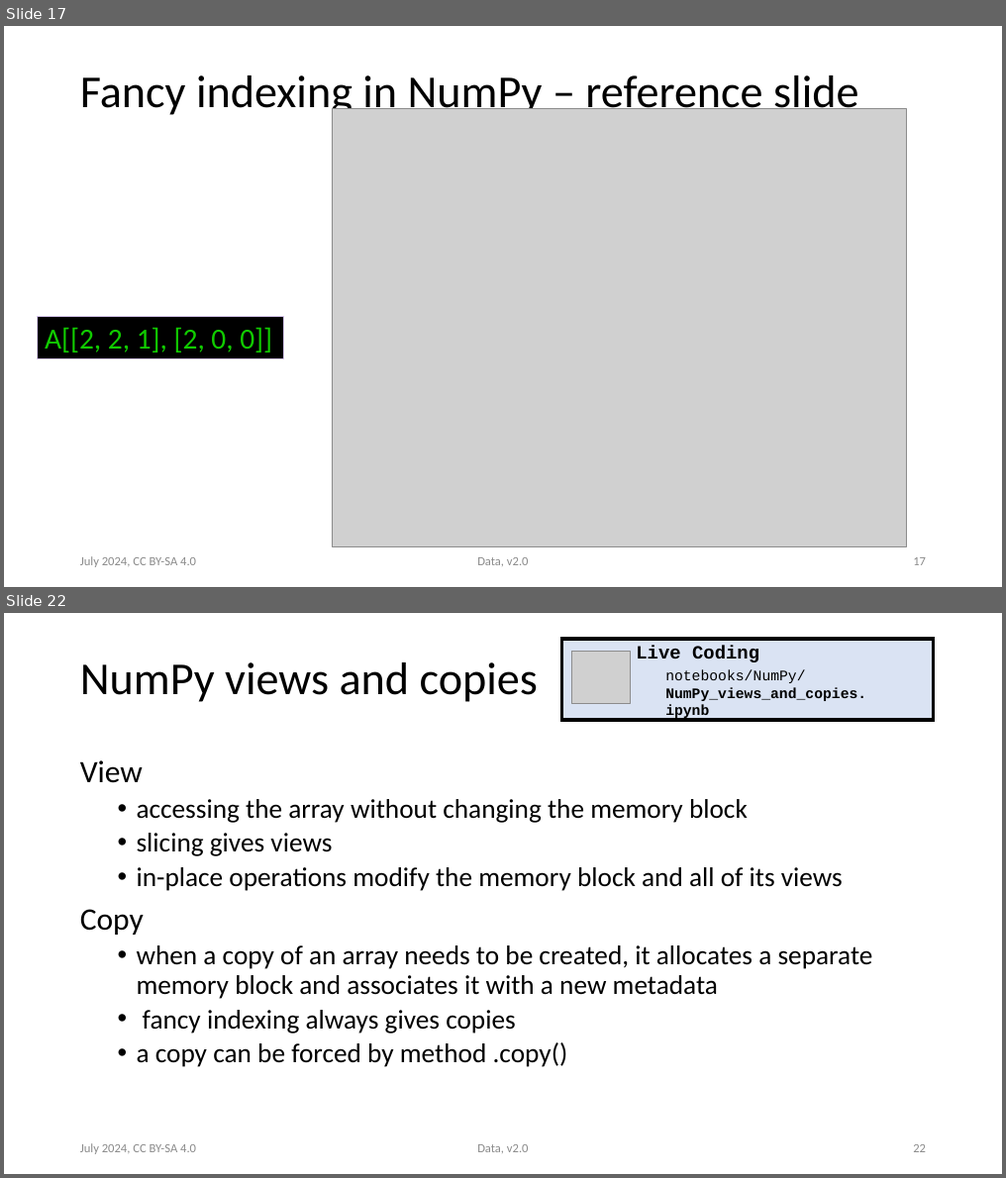
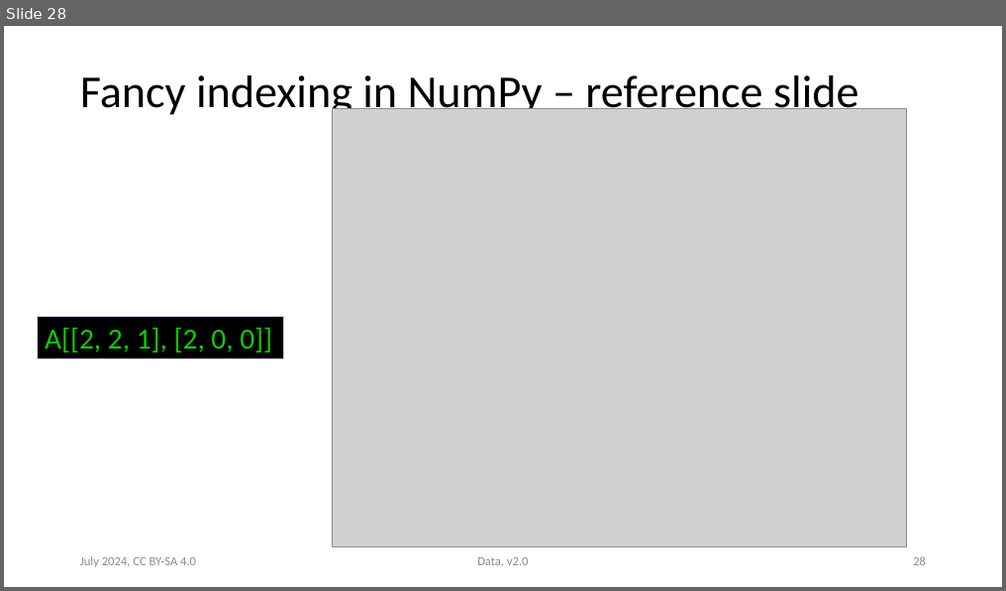
Before and after one commit to victoris93/data_class, a slide deck: numpy.pptx. Shown one above the other, each under a label of ours: slides 17 and 22 before the commit, slide 28 after it; the slides between them are not shown. The pictures are 1006x1178 and 1006x591 pixels, drawn with LibreOffice and Linux fonts; fonts in the diff are those of the drawing; grey boxes stand for pictures. Boxes give left, top, right and bottom in pixels: in the first picture for what was removed or moved away, otherwise in the second. Text is boxed around its words. In the diff, an @@ line names an element or a change of style, - is before the commit and + after.

```diff
--- a/numpy.pptx
+++ b/numpy.pptx
@@ slide 22 removed at (4,613,1002,1174), background #FFFFFF @@
@@ title removed at (80,663,538,702) @@
-NumPy views and copies
@@ group removed at (561,639,933,721): 2 texts, 1 rectangle, 1 picture @@
-Live Coding
-notebooks/NumPy/NumPy_views_and_copies.ipynb
@@ text removed at (80,761,873,1067) @@
-View
-  • accessing the array without changing the memory block
-  • slicing gives views
-  • in-place operations modify the memory block and all of its views
-Copy
-  • when a copy of an array needs to be created, it allocates a separate memory block and associates it with a new metadata
-  • fancy indexing always gives copies
-  • a copy can be forced by method .copy()
@@ text removed at (80,1144,196,1155) @@
-July 2024, CC BY-SA 4.0
@@ text removed at (477,1145,529,1154) @@
-Data, v2.0
@@ page number removed at (913,1145,926,1153) @@
-22
@@ what was slide 17 is now slide 28 @@
@@ page number at (913,557,926,566): text changed @@
-17
+28
```
Also in this commit, not shown: 14 slides changed, 4 slides added, 5 other slides removed, 4 other files.
